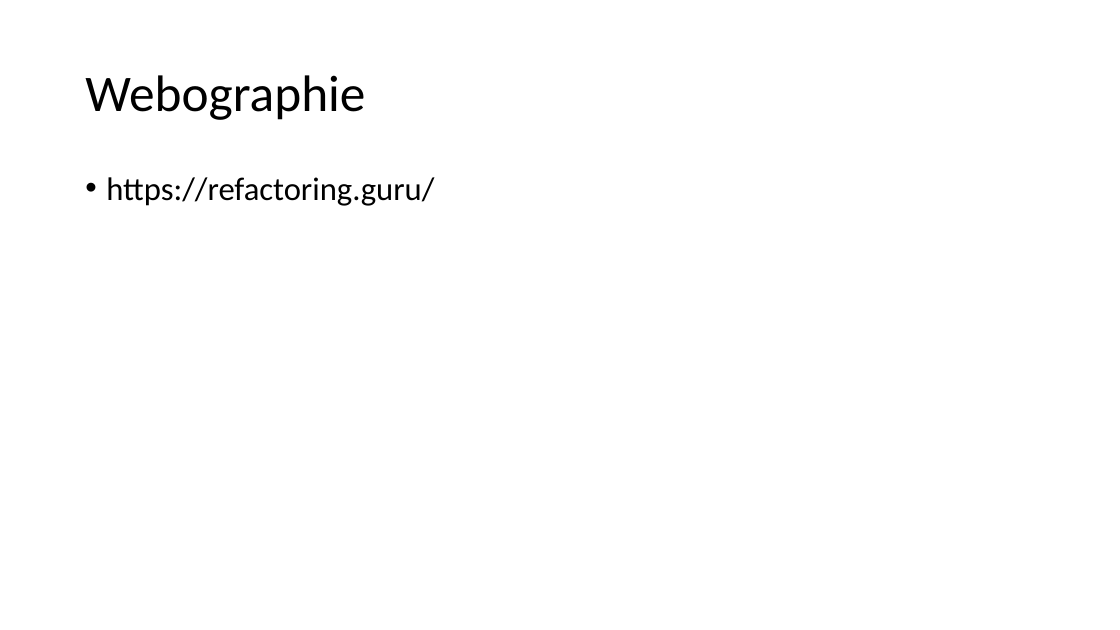
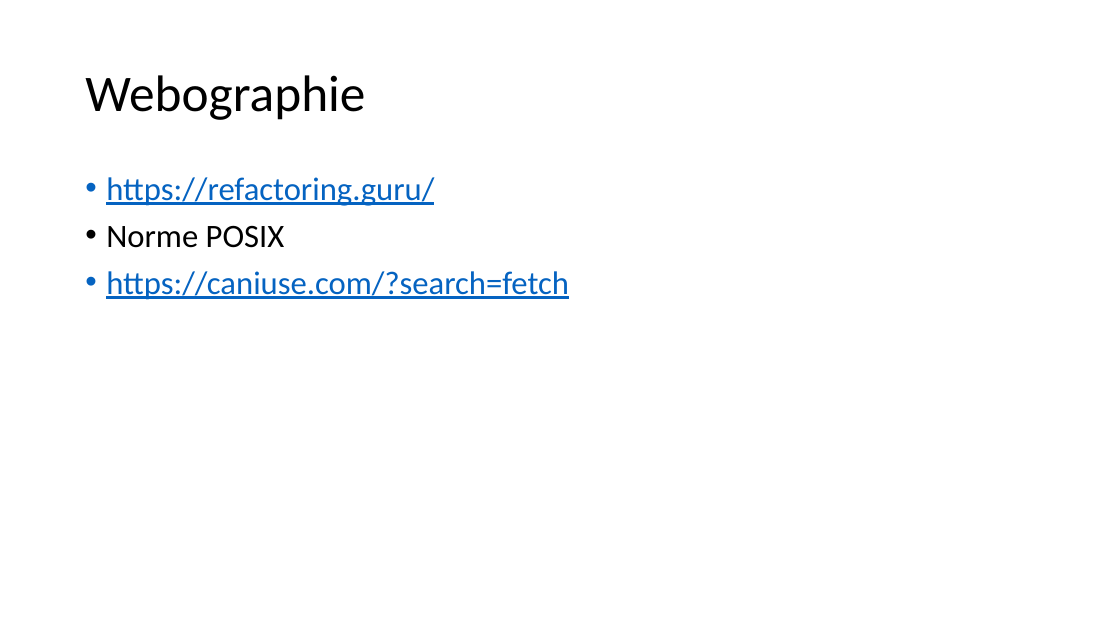
Before and after one commit to jlg-formation/njs-oct-2021, a slide deck: slide 20 of Notes.pptx (slide 12 before the commit). Drawn at 1120x630 pixels with LibreOffice and Linux fonts; fonts in the diff are those of the drawing. Boxes give left, top, right and bottom in pixels: in the first picture for what was removed or moved away, otherwise in the second. Text is boxed around its words. In the diff, an @@ line names an element or a change of style, - is before the commit and + after.

```diff
--- a/Notes.pptx
+++ b/Notes.pptx
@@ text at [106, 177, 434, 206]: text colour #000000 to #0563C1, underline on in "https://refactoring.guru/" @@
@@ text at [106, 225, 569, 300]: paragraphs added @@
+• Norme POSIX
+• https://caniuse.com/?search=fetch
```
Also in this commit, not shown: 1 other slide changed, 8 slides added.
